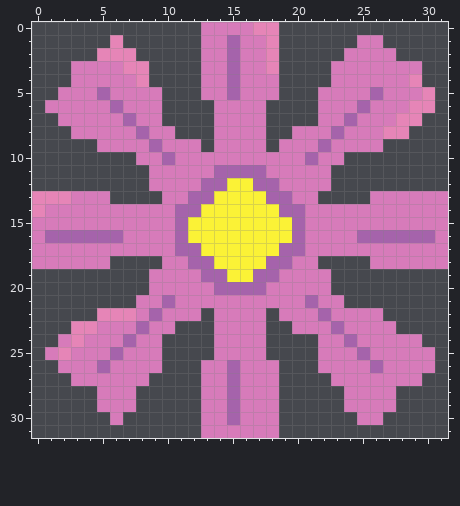
Pixel-art file -- WGJ Week 53 - One Hit/Assets/Sprites/Aesprite Files/Flower_1.aseprite. The picture above was drawn from the file before the commit.
32x32 pixels, 1 frame.
Once edited:
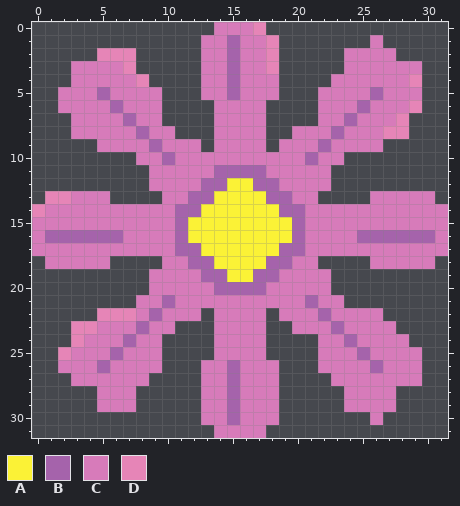
Palette (. is transparent): A #fbf236  B #a563ab  C #d77bba  D #e685b7
Edits made:
Layer "Layer 1":
y 0: x 13 C -> .; x 18 D -> .
y 1: x 6 D -> .; x 25 C -> .
y 3: x 8 D -> .; x 23 C -> .
y 5: x 30 D -> .
y 6: x 1 C -> .; x 30 D -> .
y 7: x 2 C -> .; x 29 D -> .
y 13: x 0 D -> .; x 31 C -> .
y 18: x 0 C -> .; x 31 C -> .
y 24: x 2 C -> .; x 29 C -> .
y 25: x 1 C -> .; x 30 C -> .
y 26: x 30 C -> .
y 30: x 6 C -> .; x 25 C -> .
y 31: x 13 C -> .; x 18 C -> .
